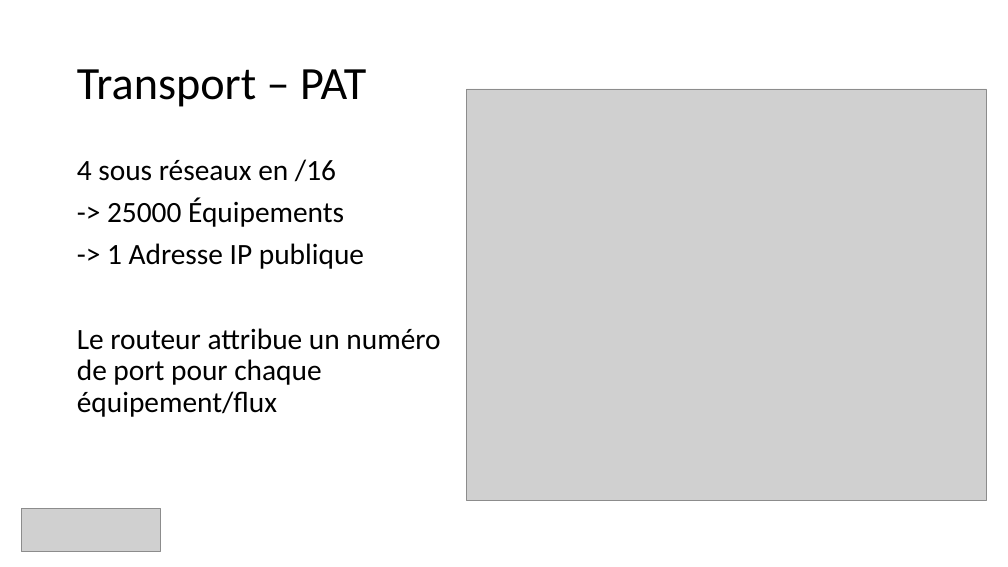
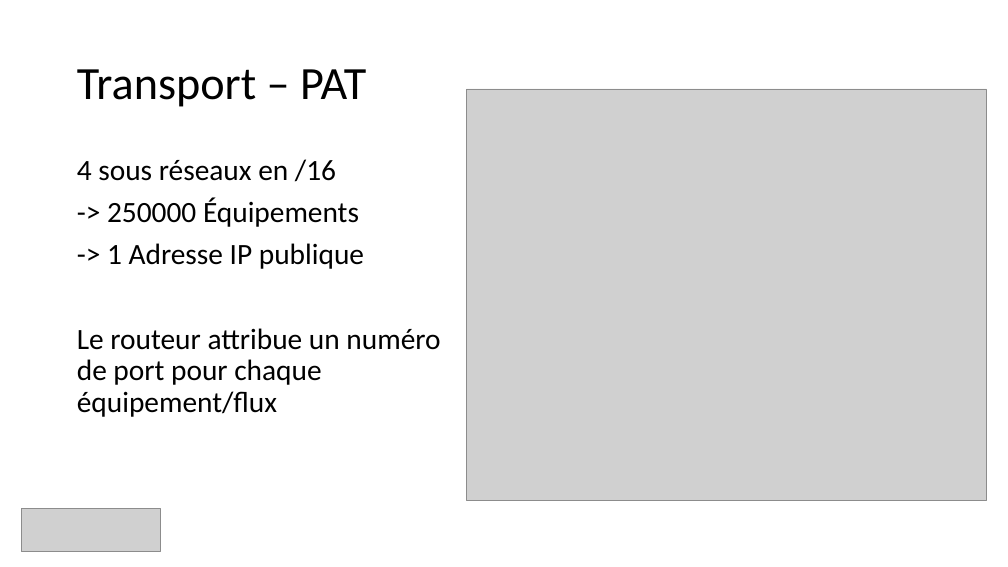
Before and after one commit to guillaume-rico/reseaux_informatiques, a slide deck: slide 20 of 01_CM/CM3 Réseaux Informatiques.pptx (slide 15 before the commit). Drawn at 1008x567 pixels with LibreOffice and Linux fonts; fonts in the diff are those of the drawing; grey boxes stand for pictures. Boxes give left, top, right and bottom in pixels: in the first picture for what was removed or moved away, otherwise in the second. Text is boxed around its words. In the diff, an @@ line names an element or a change of style, - is before the commit and + after.

```diff
--- a/01_CM/CM3 Réseaux Informatiques.pptx
+++ b/01_CM/CM3 Réseaux Informatiques.pptx
@@ text at [107,197,359,227]: text changed @@
--> 25000 Équipements
+-> 250000 Équipements
```
Also in this commit, not shown: 10 other slides changed, 8 slides added, 1 slide removed, 5 other files.
